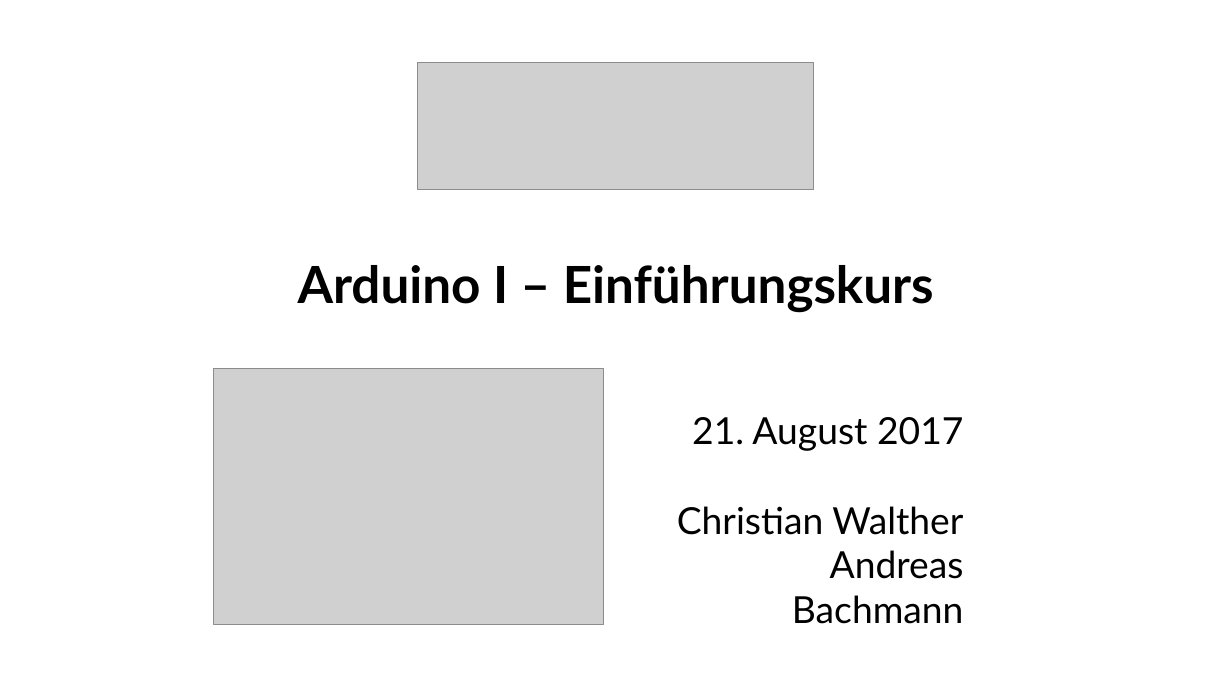
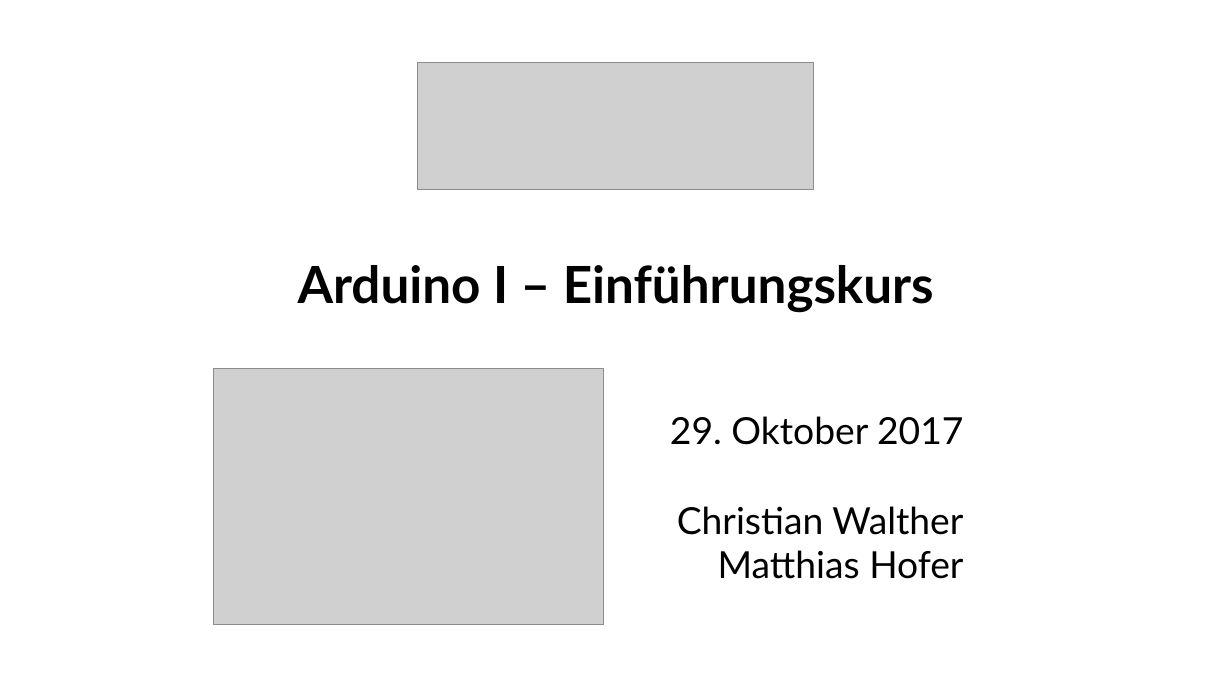
Before and after one commit to fablabwinti/workshop-arduino-1, a slide deck: slide 1 of ArduinoI.odp. Drawn at 1232x693 pixels with LibreOffice and Linux fonts; fonts in the diff are those of the drawing; grey boxes stand for pictures. Boxes give left, top, right and bottom in pixels: in the first picture for what was removed or moved away, otherwise in the second. Text is boxed around its words. In the diff, an @@ line names an element or a change of style, - is before the commit and + after.

Commit message:
Adjust title slide for course of 2017-10-29.

```diff
--- a/ArduinoI.odp
+++ b/ArduinoI.odp
@@ text at (x1=670, y1=416, x2=963, y2=445): text changed @@
-21. August 2017
+29. Oktober 2017
@@ text at (x1=718, y1=550, x2=963, y2=579): text changed @@
-Andreas Bachmann
+Matthias Hofer
```
Also in this commit, not shown: 1 other file.
